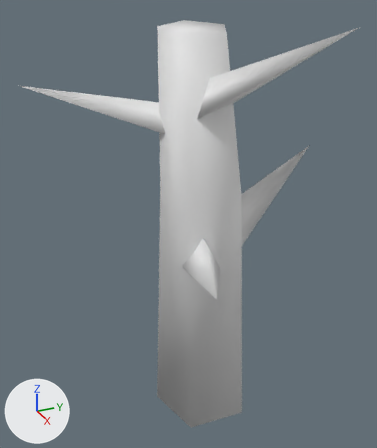
An edit to the OBJ model Assets/WorkAssets/Terrain/Mesh/v_tree_03.obj, drawn before and after from the same camera.
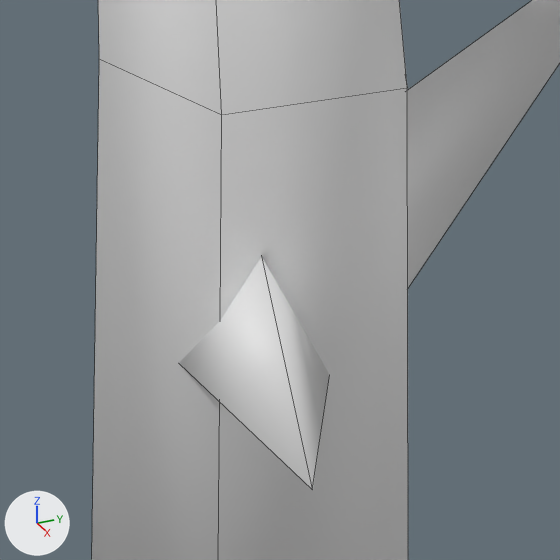
Old and new are each drawn whole from a camera (50 mm lens) standing at (0.653, -0.308, 0.663) and looking at (0.047, -0.036, 0.36) and again close up on the part from 36% to 75% of the width and 38% to 71% of the height. The lights are fixed; the arrows at lower left show +X, +Y and +Z. The close-ups show mesh edges as thin lines. Where no turn or scale is listed for an object, it has been applied to the vertices.

The scene before the commit, as lines of its bpy script (objects in view):
```python
me_v_tree_03 = bpy.data.meshes.new('v_tree_03')
me_v_tree_03.from_pydata(...)  # 31 vertices, 28 faces; spans x -0.096..0.285, y -0.224..0.256, z 0.0..0.624
me_v_tree_03.polygons.foreach_set('use_smooth', [True] * 28)
ob_v_tree_03 = bpy.data.objects.new('v_tree_03', me_v_tree_03)
ob_v_tree_03.location = (0.0, 0.0, 0.0)
```
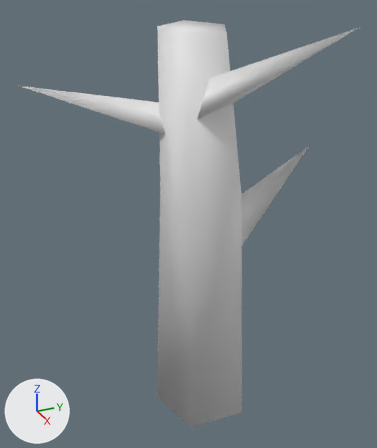
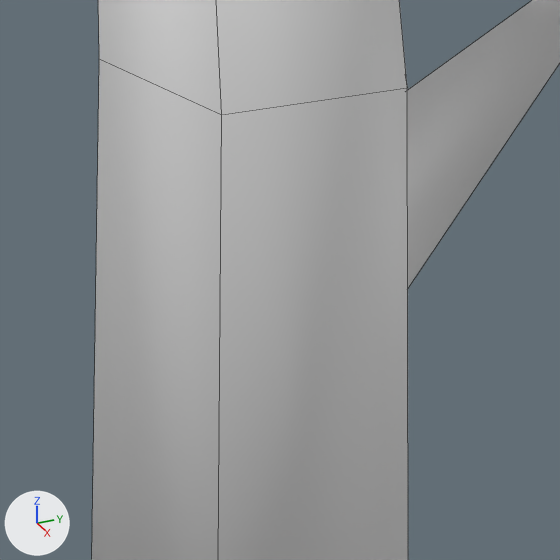
Boxes [x1, y1, x2, y2] around the edits, measured in the close-ups (560 x 560 px):
```json
{"part": 1, "of": "me_v_tree_03", "change": "deleted", "before": [179, 256, 330, 490]}
```

The change, as JSON lines over the scene's bpy script:
```json
{"block": "me_v_tree_03", "where": "me_v_tree_03.from_pydata(...)  # 31 vertices, 28 faces; spans x -0.096..0.285, y -0.224..0.256, z 0.0..0.624"}
{"block": "me_v_tree_03", "where": "# used by ob_v_tree_03; location = (0.0, 0.0, 0.0)"}
{"block": "me_v_tree_03", "change": "me_v_tree_03 part 1: the loose piece of 4 vertices spanning x 0.035..0.285, y -0.114..0.006, z 0.292..0.396 is deleted"}
```
